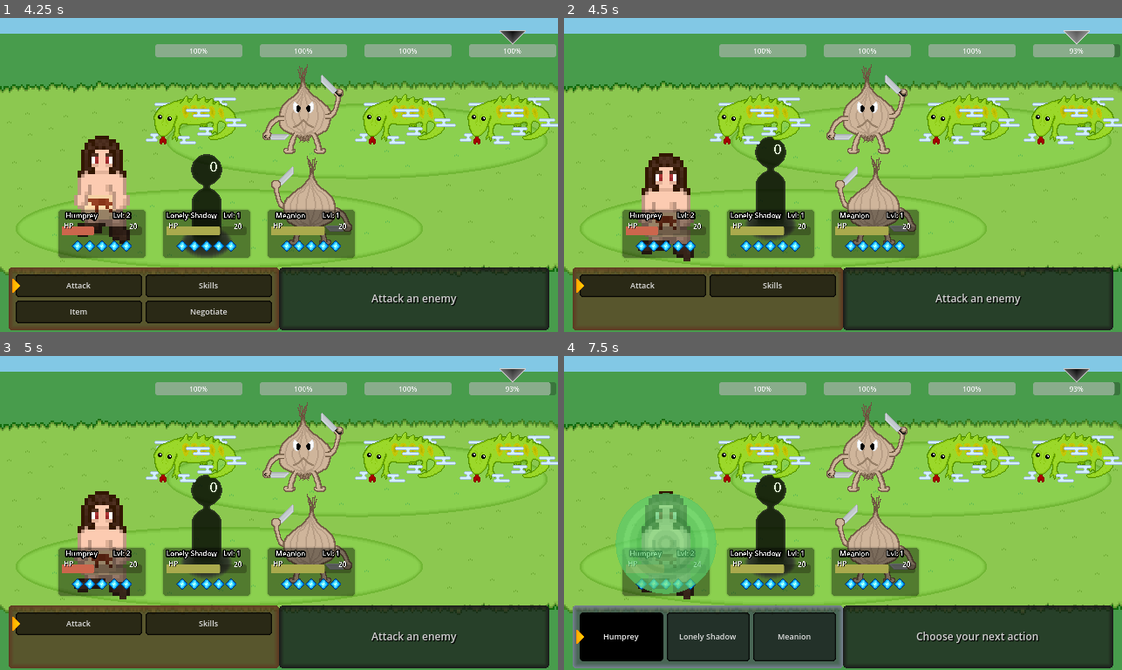
Above: before the commit, frames 1-4 (two rows, left to right).
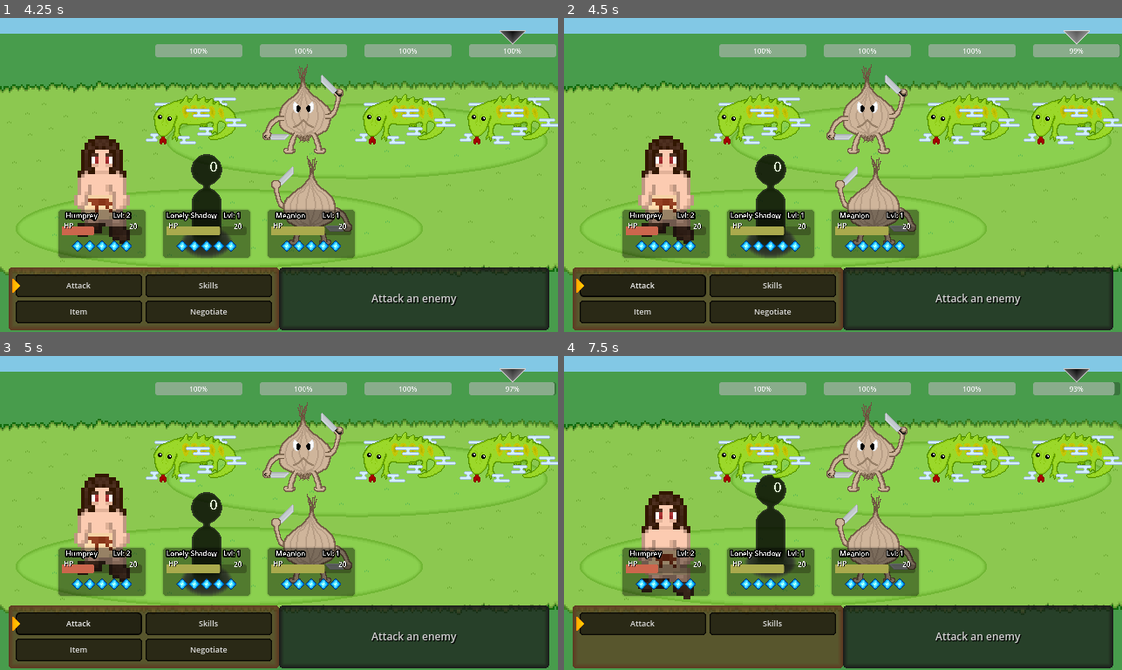
Above: after the commit, the same moments.

Repository: Willi-bot/GameProject
Game: Godot game, scene res://RootScene.tscn
Same seed, same stepped clock (60 frames per second), same inputs: the game is played once before the commit and once after it.
Inputs (mouse positions are in pixels of both pictures, inside the frame that each line leads up to):
- Up to frame 1 (4.25 s): click "New Game" at 0.5 s; click "Items" at 1.25 s; click "Team" at 2 s; click "Settings" at 2.75 s; tap Enter (Confirm) at 3.5 s; drag from (223, 187) to (407, 187) at 3.52 s
- Up to frame 2 (4.5 s): click "Attack" at 4.25 s
- Up to frame 3 (5 s): no input
- Up to frame 4 (7.5 s): click "Skills" at 5 s; click "Heal" at 5.75 s; drag from (731, 528) to (815, 575) at 6.52 s; click (619, 635) at 7.25 s, where only the run before the commit has a clickable "Humprey"

Frame 1 is identical in both runs. In frame 2, 6.5% of the frame differs, in the area x 2-100%, y 8-98%; in frame 3, 6.5%; in frame 4, 13%, in the area x 1-86%, y 43-100%.

Commit message:
Implement logic for aoe damage taking

Diff:
--- a/gameproject/assets/skills/Sweep.gd
+++ b/gameproject/assets/skills/Sweep.gd
@@ -1,6 +1,8 @@
 class_name Sweep
 extends Skill
 
+var target_count: int = 0
+var enemy_count: int = 0
 
 func _init():
 	super._init()
@@ -12,7 +14,21 @@
 func execute(entity: BaseEntity) -> void:
 	entity.use_mp(mp_cost)
 
+	target_count = 0
+
 	var all_enemies = Global.bm.enemy_battlers.duplicate()
+
+	enemy_count = len(all_enemies)
+
 	for target in all_enemies:
-		target.entity.be_damaged(entity.strength * 10)
-	turn_ended.emit()
+		target.entity.damage_processed.connect(increment_state)
+
+	for target in all_enemies:
+		target.entity.be_damaged(entity.strength * 10, true)
+
+
+func increment_state():
+	target_count += 1
+
+	if target_count == enemy_count:
+		turn_ended.emit()
--- a/gameproject/entities/base_entity.gd
+++ b/gameproject/entities/base_entity.gd
@@ -29,24 +29,28 @@
 @export var texture: Texture
 
 signal turn_ended
-signal health_changed
+signal health_changed(is_aoe: bool)
 signal mp_changed
 signal death
+signal damage_processed
+
+
+func end_turn():
+	turn_ended.emit()
 
 
 func start_attacking(enemy_target : Node2D) -> void:
 	enemy_target.entity.be_damaged(strength)
 
-	turn_ended.emit()
 
 
-func be_damaged(amount : int) -> void:
+func be_damaged(amount : int, is_aoe: bool = false) -> void:
 	current_hp = max(0, current_hp - amount)
-	health_changed.emit()
+
+	health_changed.emit(is_aoe)
 
 	if current_hp == 0:
 		death.emit()
-
 
 func heal(amount : int) -> void:
 	if current_hp < max_hp:
--- a/gameproject/entities/enemy/enemy.gd
+++ b/gameproject/entities/enemy/enemy.gd
@@ -14,19 +14,34 @@
 func _ready() -> void:
 	sprite.material = sprite.material.duplicate()
 
-	entity.health_changed.connect(_update_health_bar)
+	entity.health_changed.connect(_process_health_change)
+	health_bar.max_value = entity.max_hp
+	health_bar.value = entity.current_hp
 
-	_update_health_bar()
 
 func start_turn() -> void:
 	deal_damage.emit()
 
-func _update_health_bar() -> void:
-	health_bar.max_value = entity.max_hp
-	health_bar.value = entity.current_hp
+
+func _update_health_indicator() -> void:
+	var tween = create_tween()
+	tween.tween_property(health_bar, "value", entity.current_hp, 2)
+	await tween.finished
+
+
+func _process_health_change(is_aoe):
+	await _update_health_indicator()
+
+	if is_aoe:
+		entity.damage_processed.emit()
+		return
+
+	entity.turn_ended.emit()
+
 
 func _on_character_sprite_pressed() -> void:
 	target_enemy.emit(self)
+
 
 func set_target(target_icon: AnimatedSprite2D):
 	target_icon.global_position = health_bar.global_position
--- a/gameproject/entities/player/player.gd
+++ b/gameproject/entities/player/player.gd
@@ -15,7 +15,7 @@
 @export var mana_empty_texture: Texture = preload("res://textures/battle/icons/mana_orb_empty.png")
 
 func _ready() -> void:
-	entity.health_changed.connect(_update_health_indicator)
+	entity.health_changed.connect(_process_health_change)
 	entity.mp_changed.connect(_update_mana_indicator)
 	entity.level_changed.connect(_update_level_indicator)
 	entity.death.connect(_set_inactive)
@@ -43,6 +43,16 @@
 	var color = get_hp_color(entity.current_hp, entity.max_hp)
 	health_bar.self_modulate = color
 	current_health.text = str(entity.current_hp)
+
+
+func _process_health_change(is_aoe):
+	_update_health_indicator()
+
+	if is_aoe:
+		entity.damaged_processed.emit()
+		return
+
+	entity.turn_ended.emit()
 
 
 func _add_mana_orbs(mana_points: int):
--- a/gameproject/entities/player_entity.gd
+++ b/gameproject/entities/player_entity.gd
@@ -7,6 +7,7 @@
 @export var front_texture: Texture
 
 signal level_changed
+
 
 func serialize() -> Dictionary:
 	var data = super.serialize()
